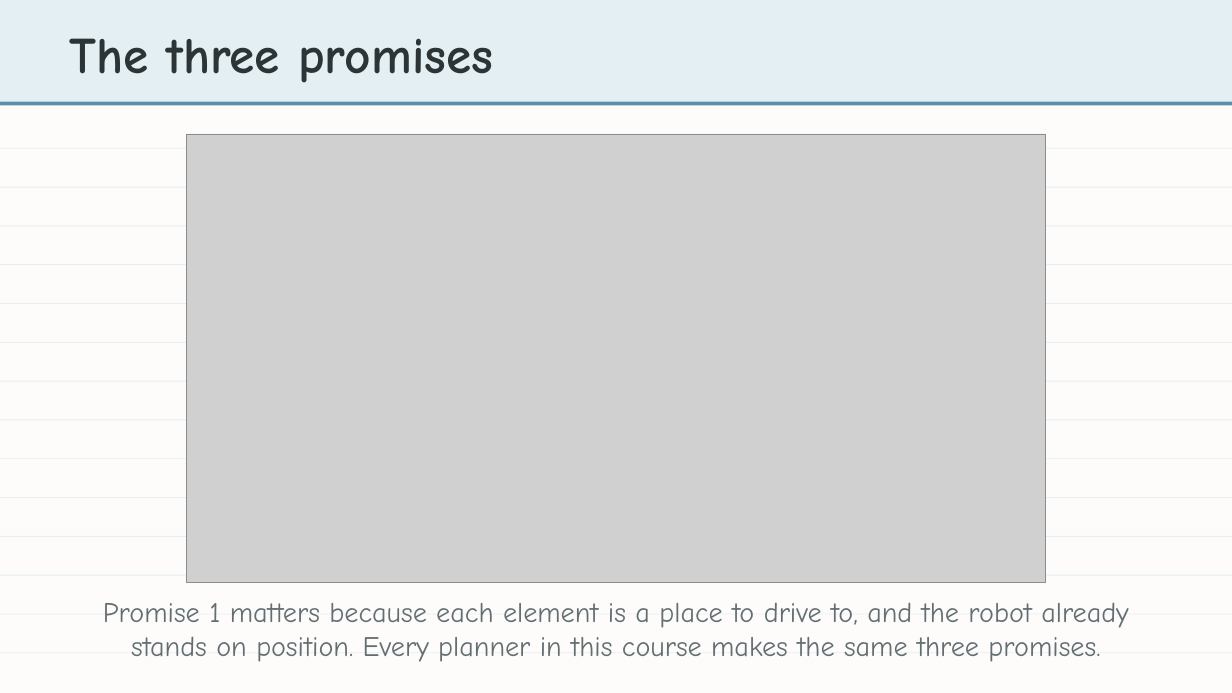
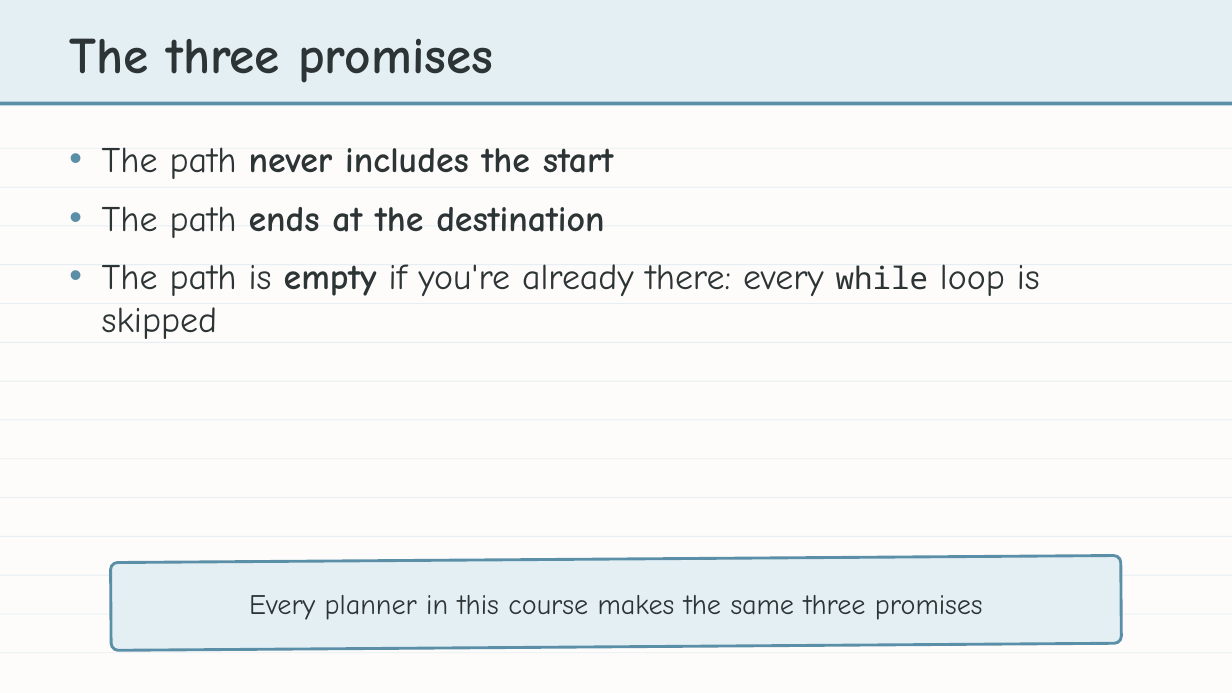
Before and after one commit to bradamiller/LearningPython, a slide deck: slide 8 of static/slides/module-04-manhattan/module-4-lesson-05-naming-and-testing-the-planner.pptx. Drawn at 1232x693 pixels with LibreOffice and Linux fonts; fonts in the diff are those of the drawing; grey boxes stand for pictures. Boxes give left, top, right and bottom in pixels: in the first picture for what was removed or moved away, otherwise in the second. Text is boxed around its words. In the diff, an @@ line names an element or a change of style, - is before the commit and + after.

```diff
--- a/static/slides/module-04-manhattan/module-4-lesson-05-naming-and-testing-the-planner.pptx
+++ b/static/slides/module-04-manhattan/module-4-lesson-05-naming-and-testing-the-planner.pptx
@@ text added at (102,147,1040,339), 28 pt, text #2D3436 @@
+• The path never includes the start
+• The path ends at the destination
+• The path is empty if you're already there: every while loop is skipped
@@ picture removed at (187,134,1046,582) @@
@@ rounded rectangle added at (111,556,1121,650), fill #E4EFF4, outline #5B8FA8 2.25 pt @@
@@ text at (249,595,983,620): text changed; text colour #636E72 to #2D3436 @@
-Promise 1 matters because each element is a place to drive to, and the robot already stands on position. Every planner in this course makes the same three promises.
+Every planner in this course makes the same three promises
```
Also in this commit, not shown: 4 other files.
